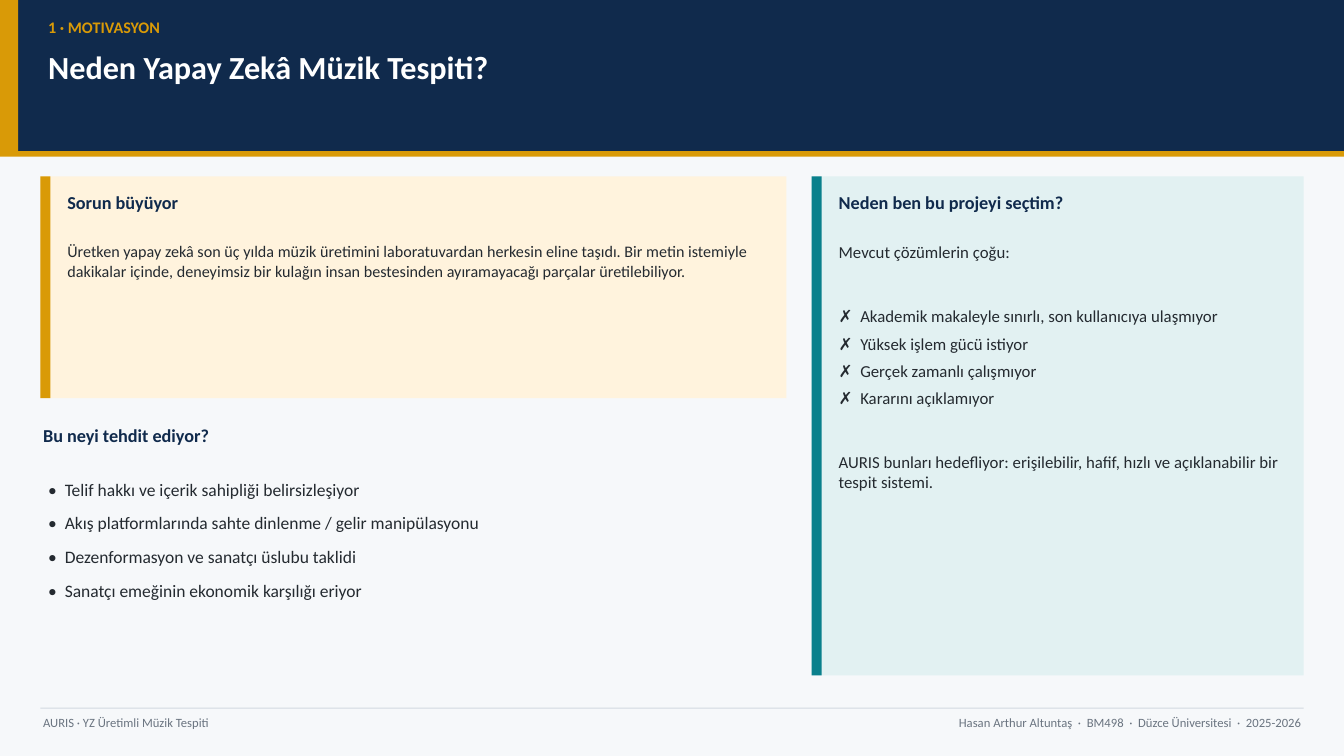
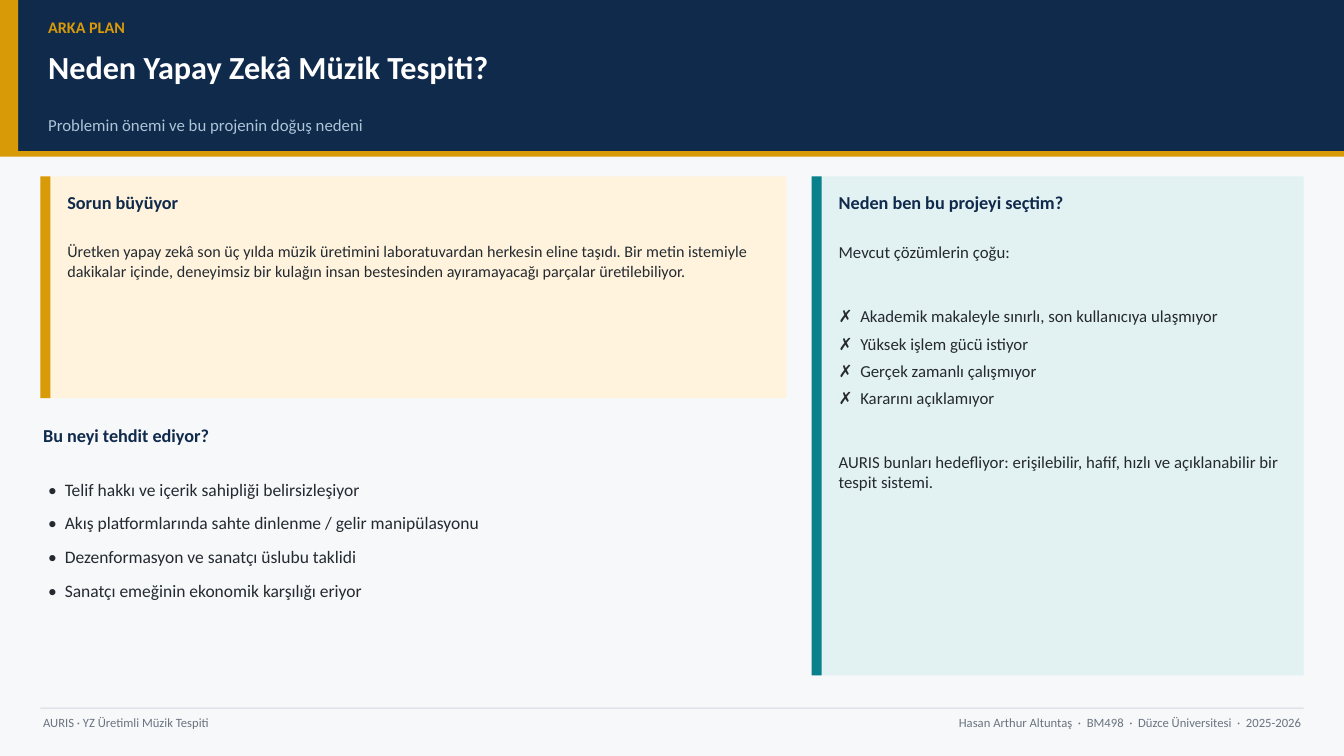
Before and after one commit to Rtur2003/CrownCode, a slide deck: slide 8 of docs/academic/TeslimEdilecekler/Sunumlar/AURIS_Genel_Tanitim_Sunumu.pptx. Drawn at 1344x756 pixels with LibreOffice and Linux fonts; fonts in the diff are those of the drawing. Boxes give left, top, right and bottom in pixels: in the first picture for what was removed or moved away, otherwise in the second. Text is boxed around its words. In the diff, an @@ line names an element or a change of style, - is before the commit and + after.

```diff
--- a/docs/academic/TeslimEdilecekler/Sunumlar/AURIS_Genel_Tanitim_Sunumu.pptx
+++ b/docs/academic/TeslimEdilecekler/Sunumlar/AURIS_Genel_Tanitim_Sunumu.pptx
@@ text at (48, 22, 125, 33): text changed @@
-1 · MOTIVASYON
+ARKA PLAN
@@ text added at (48, 119, 363, 134), 12 pt, text #ADC4D6 @@
+Problemin önemi ve bu projenin doğuş nedeni
```
Also in this commit, not shown: 17 other slides changed, 1 other file.
